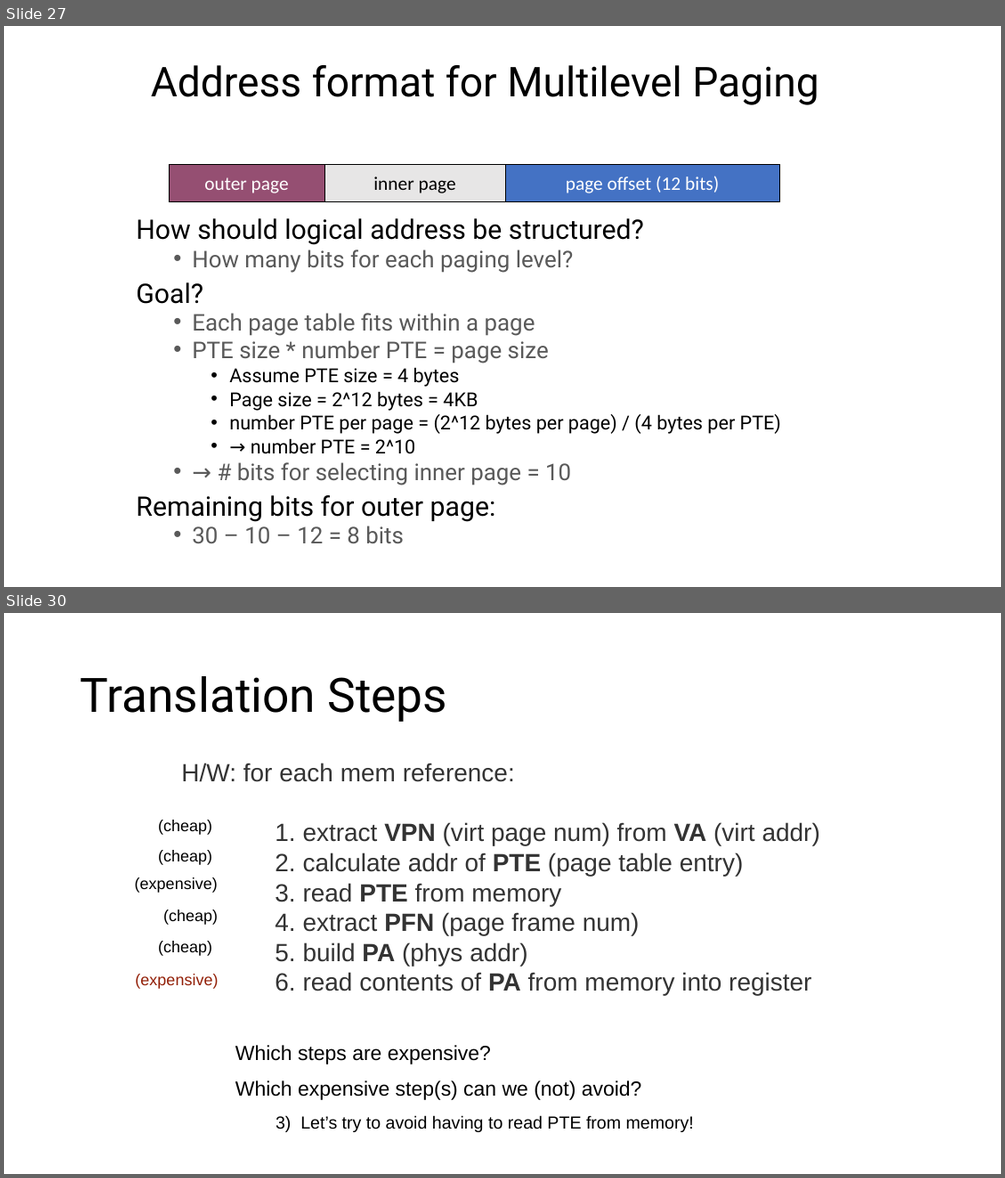
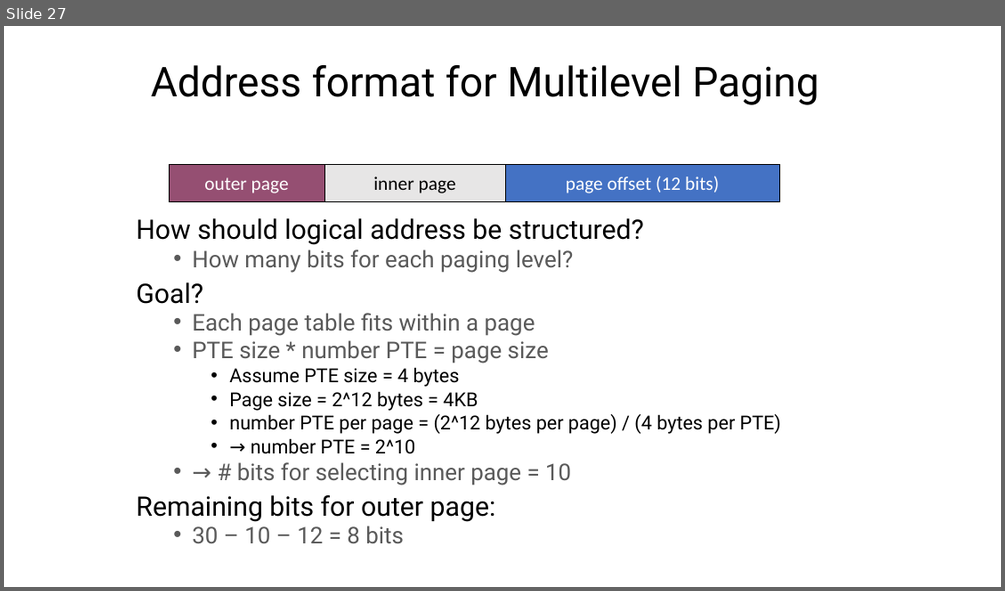
Before and after one commit to ngsrinivas/coursegen, a slide deck: ex/416-F23/staging/416-F23/lectures/06-paging.pptx. Shown one above the other, each under a label of ours: slides 27 and 30 before the commit, slide 27 after it; the slides between them are not shown. The pictures are 1005x1178 and 1005x591 pixels, drawn with LibreOffice and Linux fonts; fonts in the diff are those of the drawing. Boxes give left, top, right and bottom in pixels: in the first picture for what was removed or moved away, otherwise in the second. Text is boxed around its words. In the diff, an @@ line names an element or a change of style, - is before the commit and + after.

Commit message:
Add virtual memory lecture

```diff
--- a/ex/416-F23/staging/416-F23/lectures/06-paging.pptx
+++ b/ex/416-F23/staging/416-F23/lectures/06-paging.pptx
@@ slide 30 removed at box(4, 613, 1001, 1174), background #FFFFFF @@
@@ title removed at box(80, 676, 447, 722) @@
-Translation Steps
@@ text removed at box(181, 763, 820, 996) @@
-H/W: for each mem reference:
-1. extract VPN (virt page num) from VA (virt addr)
-2. calculate addr of PTE (page table entry)
-3. read PTE from memory
-4. extract PFN (page frame num)
-5. build PA (phys addr)
-6. read contents of PA from memory into register
@@ text removed at box(158, 819, 212, 835) @@
-(cheap)
@@ text removed at box(158, 850, 212, 865) @@
-(cheap)
@@ text removed at box(135, 877, 218, 892) @@
-(expensive)
@@ text removed at box(163, 909, 218, 925) @@
-(cheap)
@@ text removed at box(158, 941, 212, 956) @@
-(cheap)
@@ text removed at box(135, 973, 218, 989) @@
-(expensive)
@@ text removed at box(235, 1045, 491, 1064) @@
-Which steps are expensive?
@@ text removed at box(235, 1080, 642, 1100) @@
-Which expensive step(s) can we (not) avoid?
@@ text removed at box(275, 1115, 694, 1132) @@
-3) Let’s try to avoid having to read PTE from memory!
```
Also in this commit, not shown: 20 other slides removed, 6 other files.
